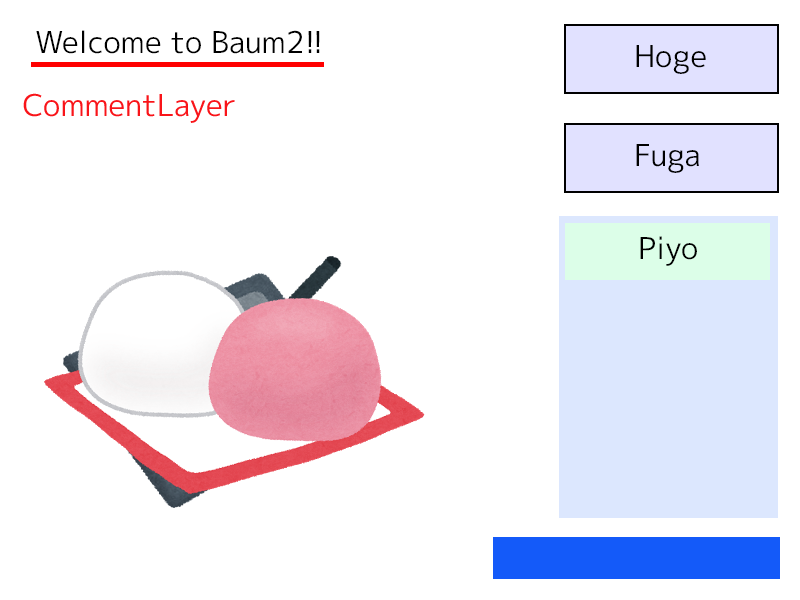
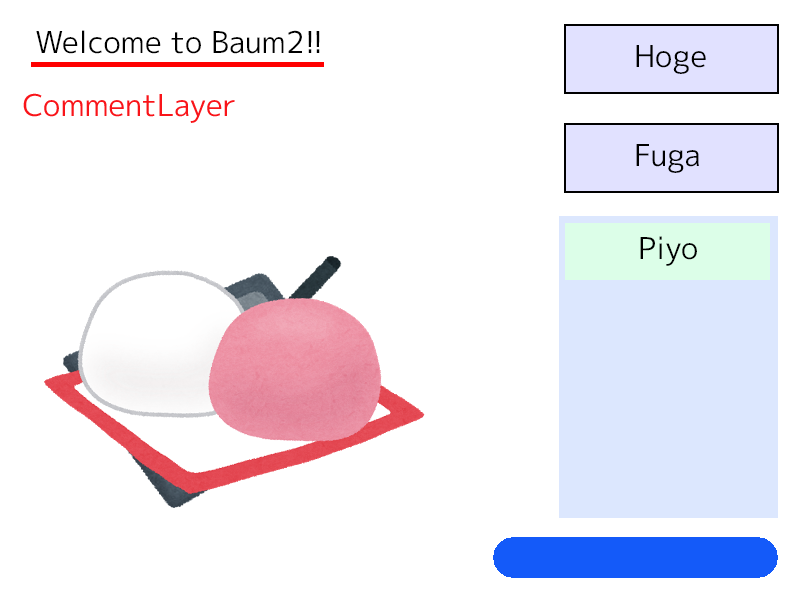
Layer changes from the first 800 × 600 image to the second:
painted on "Fill" over [493, 537, 780, 579]
painted on "Background" (3rd of 5, in "SliderSample@Pivot=BottomRight" › "HPSlider") over [493, 537, 780, 579]
